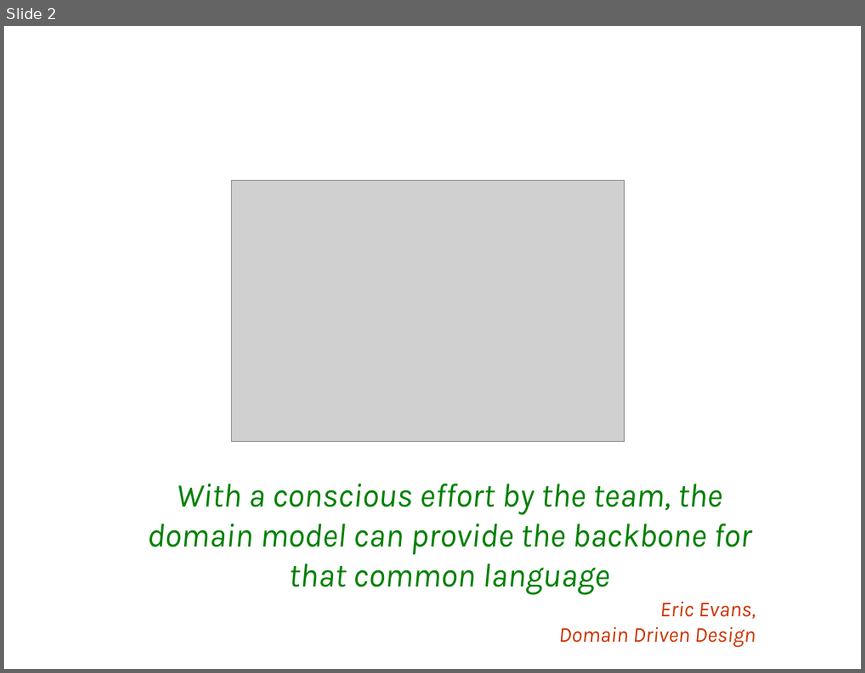
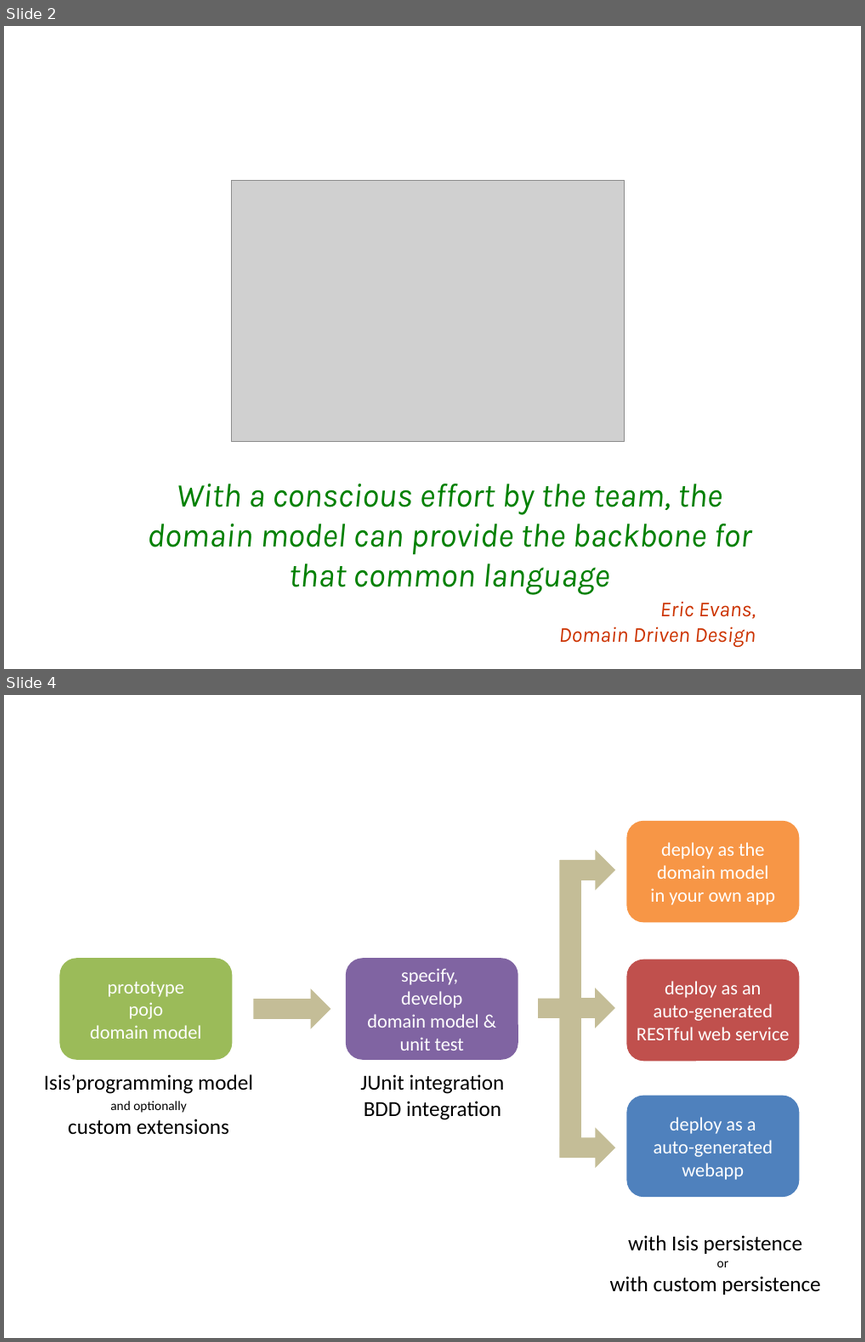
Before and after one commit to apache/causeway, a slide deck: src/site/resources/presentations/IntroducingApacheIsis.pptx. Shown one above the other, each under a label of ours: slide 2 before the commit, slides 2 and 4 after it; the slides between them are not shown. The pictures are 865x673 and 865x1342 pixels, drawn with LibreOffice and Linux fonts; fonts in the diff are those of the drawing; grey boxes stand for pictures; background and template pictures are left out. Boxes give left, top, right and bottom in pixels: in the first picture for what was removed or moved away, otherwise in the second. Text is boxed around its words. In the diff, an @@ line names an element or a change of style, - is before the commit and + after.

Commit message:
ISIS-107: updated Isis presentation materials for 0.2.0

```diff
--- a/src/site/resources/presentations/IntroducingApacheIsis.pptx
+++ b/src/site/resources/presentations/IntroducingApacheIsis.pptx
@@ slide 4 added at [4,695,861,1338], background #FFFFFF @@
@@ title added at [88,706,861,774], 40 pt, text #FFFFFF, bold @@
+Isis Use Cases
@@ group added at [44,821,820,1294]: 5 rounded rectangles, 4 down arrows, 3 texts, 2 corners @@
+prototype
+pojo
+domain model
+deploy as the
+domain model
+in your own app
+deploy as an
+auto-generated
+RESTful web service
+deploy as a
+auto-generated
+webapp
+specify,
+develop
+domain model &
+unit test
+with Isis persistence
+or
+with custom persistence
+JUnit integration
+BDD integration
+Isis’programming model
+and optionally
+custom extensions
```
Also in this commit, not shown: 6 slides changed, 2 other slides added, 8 other files.
